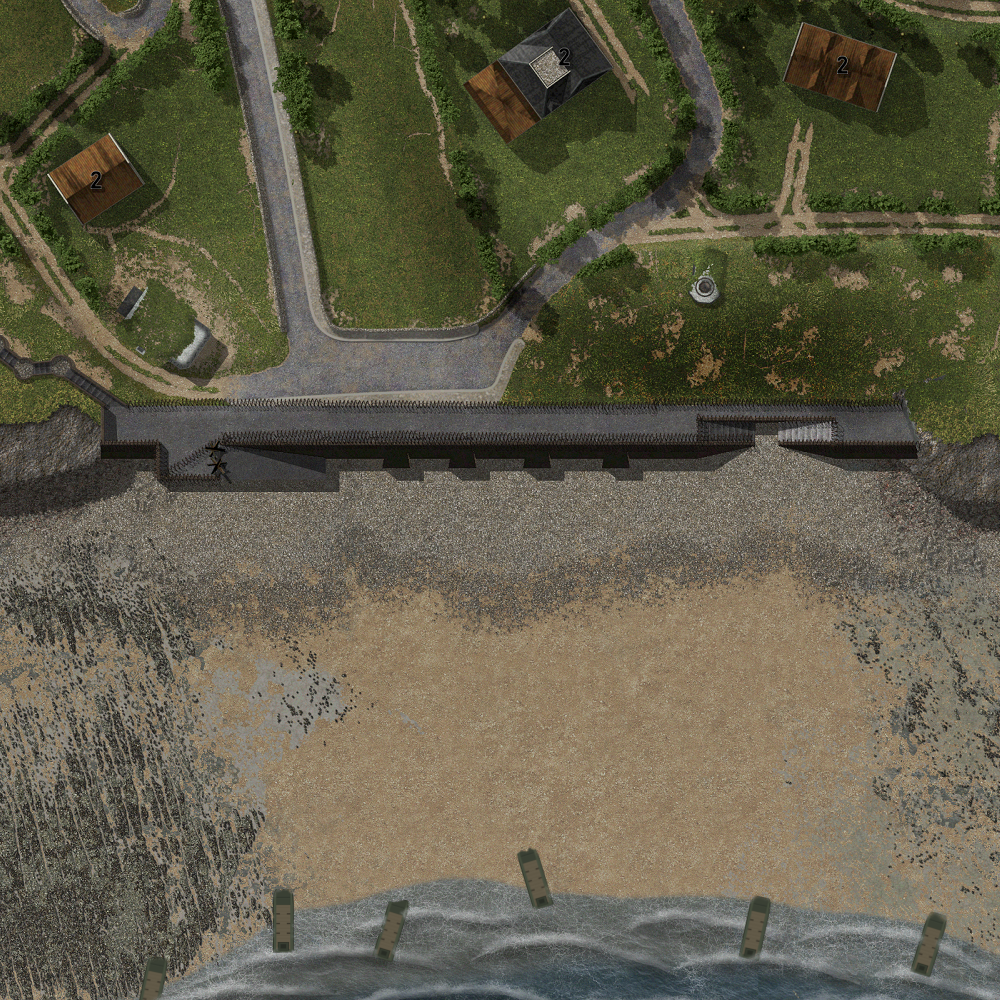
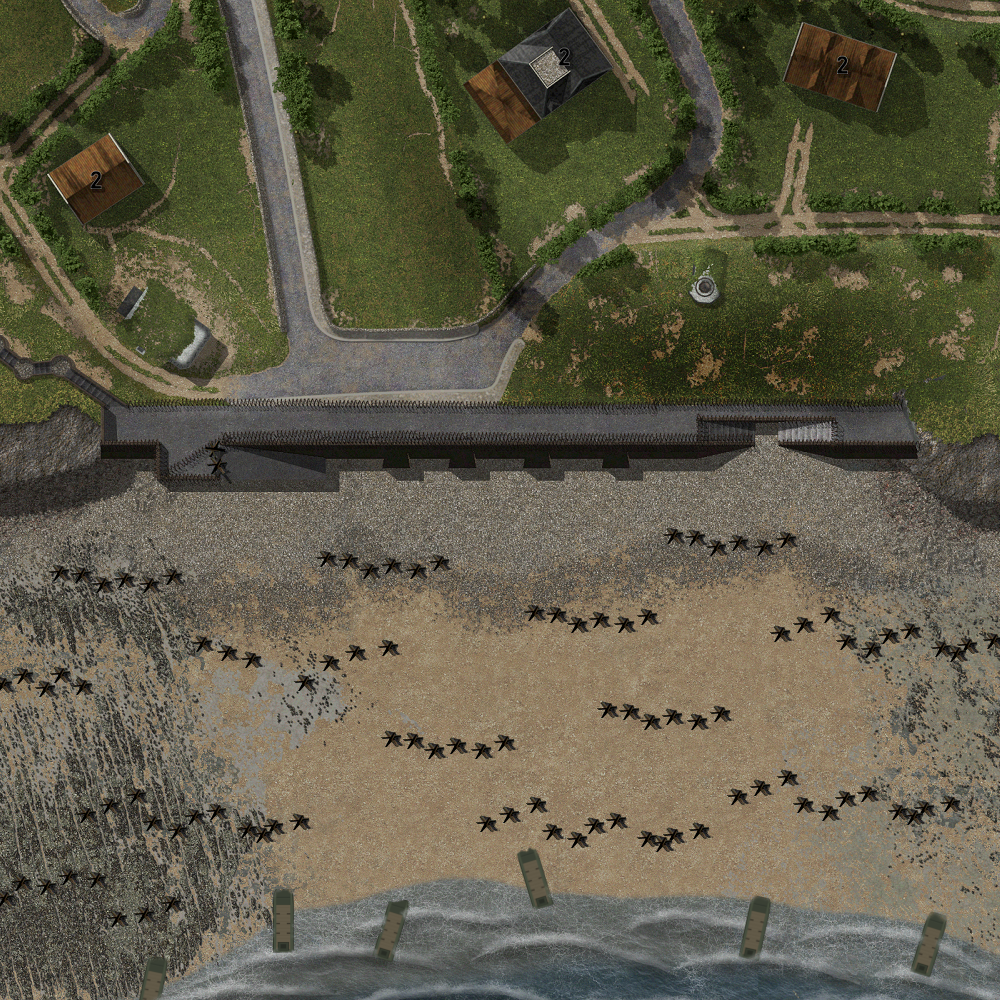
Revision of a layered 1000×1000 image; what changed, layer by layer:
added layer "antichars" above "background.png" over [0, 527, 1000, 928]
